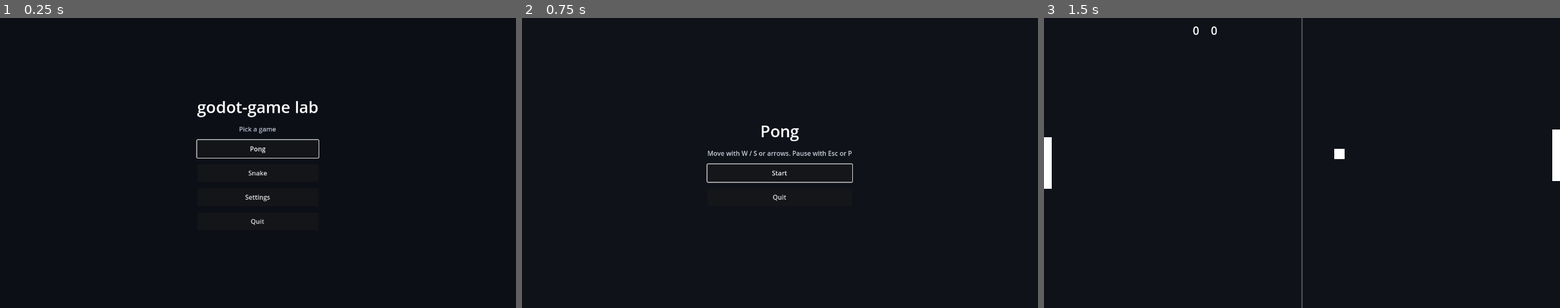
Above: before the commit, frames 1-3 (left to right).
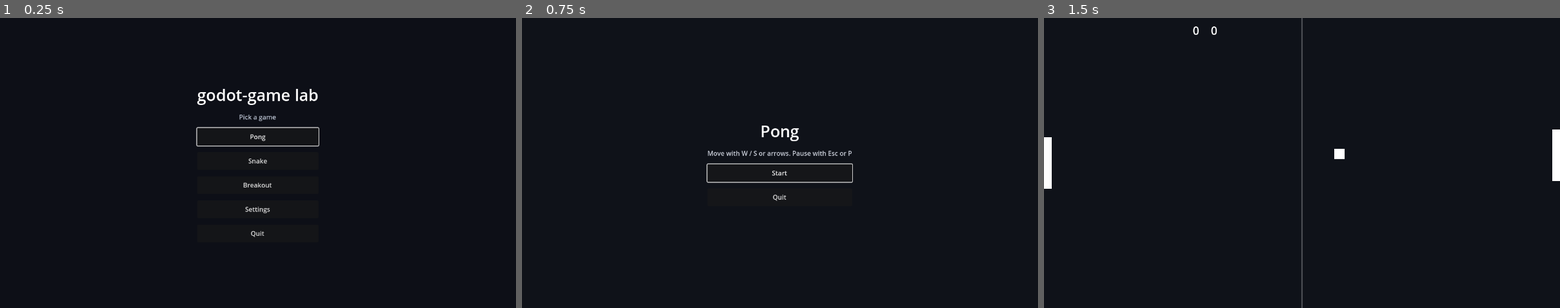
Above: after the commit, the same moments.

Repository: kblaszki/godot-game
Game: Godot game, scene res://lab/lab_host.tscn
The game is run twice, just before and just after one commit, with the same random seed, the same clock (stepped at 60 frames per second) and the same inputs.
Inputs:
- Up to frame 1 (0.25 s): no input
- Up to frame 2 (0.75 s): click "Pong" at 0.5 s
- Up to frame 3 (1.5 s): click "Start" at 1.25 s

The runs differ from the first frame. In frame 1, 1.7% of the frame differs, in the area x 38-62%, y 24-76%; in frame 2, nothing differs; in frame 3, nothing differs.

Commit message:
Add Breakout app shell and register it in the lab launcher.
Wire host/menu/play/pause with InputMap so the new sim is playable inside the shared lab shell.

Diff:
--- /dev/null
+++ b/games/breakout/app/host.gd
@@ -0,0 +1,17 @@
+extends "res://lab/layered_host.gd"
+
+const MENU_PATH := "res://games/breakout/app/main_menu.tscn"
+
+
+func _boot() -> void:
+	submit(SceneRequest.replace(MENU_PATH))
+
+
+func _on_quit_requested() -> void:
+	var node: Node = get_parent()
+	while node != null:
+		if node.has_method("return_to_launcher"):
+			node.call_deferred("return_to_launcher")
+			return
+		node = node.get_parent()
+	get_tree().quit()
--- /dev/null
+++ b/games/breakout/app/host.tscn
@@ -0,0 +1,21 @@
+[gd_scene load_steps=2 format=3]
+
+[ext_resource type="Script" path="res://games/breakout/app/host.gd" id="1_host"]
+
+[node name="Host" type="Control"]
+layout_mode = 3
+anchors_preset = 15
+anchor_right = 1.0
+anchor_bottom = 1.0
+grow_horizontal = 2
+grow_vertical = 2
+script = ExtResource("1_host")
+
+[node name="Content" type="Control" parent="."]
+layout_mode = 1
+anchors_preset = 15
+anchor_right = 1.0
+anchor_bottom = 1.0
+grow_horizontal = 2
+grow_vertical = 2
+mouse_filter = 2
--- /dev/null
+++ b/games/breakout/app/main_menu.gd
@@ -0,0 +1,29 @@
+extends Control
+
+const PLAY_PATH := "res://games/breakout/app/play.tscn"
+
+@onready var _start: Button = $Center/Column/Start
+@onready var _quit: Button = $Center/Column/Quit
+
+
+func _ready() -> void:
+	_start.pressed.connect(_on_start_pressed)
+	_quit.pressed.connect(_on_quit_pressed)
+	_start.grab_focus()
+
+
+func _on_start_pressed() -> void:
+	_submit(SceneRequest.replace(PLAY_PATH))
+
+
+func _on_quit_pressed() -> void:
+	_submit(SceneRequest.quit())
+
+
+func _submit(req: SceneRequest) -> void:
+	var node: Node = get_parent()
+	while node != null:
+		if node.has_method("submit"):
+			node.call("submit", req)
+			return
+		node = node.get_parent()
--- /dev/null
+++ b/games/breakout/app/main_menu.tscn
@@ -0,0 +1,58 @@
+[gd_scene load_steps=2 format=3]
+
+[ext_resource type="Script" path="res://games/breakout/app/main_menu.gd" id="1_menu"]
+
+[node name="MainMenu" type="Control"]
+layout_mode = 3
+anchors_preset = 15
+anchor_right = 1.0
+anchor_bottom = 1.0
+grow_horizontal = 2
+grow_vertical = 2
+script = ExtResource("1_menu")
+
+[node name="Background" type="ColorRect" parent="."]
+layout_mode = 1
+anchors_preset = 15
+anchor_right = 1.0
+anchor_bottom = 1.0
+grow_horizontal = 2
+grow_vertical = 2
+mouse_filter = 2
+color = Color(0.06, 0.07, 0.1, 1)
+
+[node name="Center" type="CenterContainer" parent="."]
+layout_mode = 1
+anchors_preset = 15
+anchor_right = 1.0
+anchor_bottom = 1.0
+grow_horizontal = 2
+grow_vertical = 2
+
+[node name="Column" type="VBoxContainer" parent="Center"]
+layout_mode = 2
+theme_override_constants/separation = 16
+
+[node name="Title" type="Label" parent="Center/Column"]
+layout_mode = 2
+theme_override_colors/font_color = Color(1, 1, 1, 1)
+theme_override_font_sizes/font_size = 40
+text = "Breakout"
+horizontal_alignment = 1
+
+[node name="Hint" type="Label" parent="Center/Column"]
+layout_mode = 2
+theme_override_colors/font_color = Color(0.8, 0.82, 0.86, 1)
+theme_override_font_sizes/font_size = 16
+text = "Move with A / D or arrows. Pause with Esc or P"
+horizontal_alignment = 1
+
+[node name="Start" type="Button" parent="Center/Column"]
+custom_minimum_size = Vector2(220, 44)
+layout_mode = 2
+text = "Start"
+
+[node name="Quit" type="Button" parent="Center/Column"]
+custom_minimum_size = Vector2(220, 44)
+layout_mode = 2
+text = "Quit"
--- /dev/null
+++ b/games/breakout/app/pause_menu.gd
@@ -0,0 +1,36 @@
+extends Control
+
+const MENU_PATH := "res://games/breakout/app/main_menu.tscn"
+
+@onready var _resume: Button = $Center/Column/Resume
+@onready var _quit_menu: Button = $Center/Column/QuitToMenu
+
+
+func _ready() -> void:
+	_resume.pressed.connect(_on_resume_pressed)
+	_quit_menu.pressed.connect(_on_quit_to_menu_pressed)
+	_resume.grab_focus()
+
+
+func _unhandled_input(event: InputEvent) -> void:
+	if event.is_action_pressed("breakout_pause") or event.is_action_pressed("ui_cancel"):
+		_on_resume_pressed()
+		get_viewport().set_input_as_handled()
+
+
+func _on_resume_pressed() -> void:
+	_submit(SceneRequest.pop())
+
+
+func _on_quit_to_menu_pressed() -> void:
+	_submit(SceneRequest.pop())
+	_submit(SceneRequest.replace(MENU_PATH))
+
+
+func _submit(req: SceneRequest) -> void:
+	var node: Node = get_parent()
+	while node != null:
+		if node.has_method("submit"):
+			node.call("submit", req)
+			return
+		node = node.get_parent()
--- /dev/null
+++ b/games/breakout/app/pause_menu.tscn
@@ -0,0 +1,51 @@
+[gd_scene load_steps=2 format=3]
+
+[ext_resource type="Script" path="res://games/breakout/app/pause_menu.gd" id="1_pause"]
+
+[node name="PauseMenu" type="Control"]
+layout_mode = 3
+anchors_preset = 15
+anchor_right = 1.0
+anchor_bottom = 1.0
+grow_horizontal = 2
+grow_vertical = 2
+script = ExtResource("1_pause")
+
+[node name="Dim" type="ColorRect" parent="."]
+layout_mode = 1
+anchors_preset = 15
+anchor_right = 1.0
+anchor_bottom = 1.0
+grow_horizontal = 2
+grow_vertical = 2
+mouse_filter = 0
+color = Color(0, 0, 0, 0.55)
+
+[node name="Center" type="CenterContainer" parent="."]
+layout_mode = 1
+anchors_preset = 15
+anchor_right = 1.0
+anchor_bottom = 1.0
+grow_horizontal = 2
+grow_vertical = 2
+
+[node name="Column" type="VBoxContainer" parent="Center"]
+layout_mode = 2
+theme_override_constants/separation = 16
+
+[node name="Title" type="Label" parent="Center/Column"]
+layout_mode = 2
+theme_override_colors/font_color = Color(1, 1, 1, 1)
+theme_override_font_sizes/font_size = 36
+text = "Paused"
+horizontal_alignment = 1
+
+[node name="Resume" type="Button" parent="Center/Column"]
+custom_minimum_size = Vector2(220, 44)
+layout_mode = 2
+text = "Resume"
+
+[node name="QuitToMenu" type="Button" parent="Center/Column"]
+custom_minimum_size = Vector2(220, 44)
+layout_mode = 2
+text = "Quit to menu"
--- /dev/null
+++ b/games/breakout/app/play.gd
@@ -0,0 +1,144 @@
+extends Node2D
+
+const MENU_PATH := "res://games/breakout/app/main_menu.tscn"
+const PAUSE_PATH := "res://games/breakout/app/pause_menu.tscn"
+const SERVE_SEED := 1
+
+const BRICK_COLORS: Array[Color] = [
+	Color(0.92, 0.35, 0.35, 1),
+	Color(0.95, 0.55, 0.25, 1),
+	Color(0.95, 0.85, 0.3, 1),
+	Color(0.35, 0.8, 0.45, 1),
+	Color(0.35, 0.55, 0.95, 1),
+]
+
+var _config: BreakoutConfig
+var _sim: BreakoutSim
+var _input: InputState = InputState.new()
+var _accum: float = 0.0
+var _leaving: bool = false
+var _brick_rects: Array[ColorRect] = []
+
+@onready var _background: ColorRect = $Background
+@onready var _paddle: ColorRect = $Paddle
+@onready var _ball: ColorRect = $Ball
+@onready var _bricks: Node2D = $Bricks
+@onready var _hud: Label = $Hud/Status
+@onready var _banner_panel: ColorRect = $Hud/BannerPanel
+@onready var _banner: Label = $Hud/Banner
+
+
+func _ready() -> void:
+	_config = BreakoutConfig.new()
+	_sim = BreakoutSim.new(_config, SeededRng.new(SERVE_SEED))
+	_layout()
+	_fit_to_viewport()
+	_sync_view()
+
+
+func _physics_process(delta: float) -> void:
+	var status := _sim.get_status()
+	if status == "playing" or status == "life_lost":
+		_sample_input()
+		_sim.set_input(int(_input.get_axis(&"breakout_move_left", &"breakout_move_right")))
+		_accum += delta
+		while _accum >= FixedTick.SEC:
+			_accum -= FixedTick.SEC
+			_sim.step(FixedTick.SEC)
+	_sync_view()
+
+
+func _unhandled_input(event: InputEvent) -> void:
+	if _leaving or _sim == null:
+		return
+	var status := _sim.get_status()
+	if status == "game_over" or status == "cleared":
+		if event.is_action_pressed("ui_accept") or event.is_action_pressed("ui_cancel"):
+			_leaving = true
+			_submit(SceneRequest.replace(MENU_PATH))
+			get_viewport().set_input_as_handled()
+		return
+	if event.is_action_pressed("breakout_pause"):
+		_submit(SceneRequest.push(PAUSE_PATH))
+		get_viewport().set_input_as_handled()
+
+
+func _sample_input() -> void:
+	_input.begin_frame()
+	_input.set_action(&"breakout_move_left", Input.is_action_pressed("breakout_move_left"))
+	_input.set_action(&"breakout_move_right", Input.is_action_pressed("breakout_move_right"))
+
+
+func _layout() -> void:
+	_background.position = Vector2.ZERO
+	_background.size = Vector2(_config.court_width, _config.court_height)
+	_paddle.size = Vector2(_config.paddle_width, _config.paddle_height)
+	var diameter := _config.ball_radius * 2.0
+	_ball.size = Vector2(diameter, diameter)
+	_hud.position = Vector2(12.0, 8.0)
+	_hud.size = Vector2(_config.court_width - 24.0, 28.0)
+	var panel_size := Vector2(420.0, 140.0)
+	var panel_pos := Vector2(
+		(_config.court_width - panel_size.x) * 0.5,
+		(_config.court_height - panel_size.y) * 0.5
+	)
+	_banner_panel.position = panel_pos
+	_banner_panel.size = panel_size
+	_banner.position = panel_pos
+	_banner.size = panel_size
+	_ensure_brick_rects()
+
+
+func _fit_to_viewport() -> void:
+	var content := Vector2(_config.court_width, _config.court_height)
+	var fit := ViewFit.compute(content, get_viewport().get_visible_rect().size)
+	var fit_scale: float = fit["scale"]
+	scale = Vector2(fit_scale, fit_scale)
+	position = fit["offset"]
+
+
+func _ensure_brick_rects() -> void:
+	var needed := _config.brick_rows * _config.brick_cols
+	while _brick_rects.size() < needed:
+		var rect := ColorRect.new()
+		rect.mouse_filter = Control.MOUSE_FILTER_IGNORE
+		_bricks.add_child(rect)
+		_brick_rects.append(rect)
+
+
+func _sync_view() -> void:
+	_paddle.position = Vector2(
+		_sim.get_paddle_x() - _config.paddle_width * 0.5,
+		_sim.get_paddle_y() - _config.paddle_height * 0.5
+	)
+	var ball := _sim.get_ball_position()
+	_ball.position = ball - Vector2(_config.ball_radius, _config.ball_radius)
+	for row in _config.brick_rows:
+		for col in _config.brick_cols:
+			var index := row * _config.brick_cols + col
+			var rect: ColorRect = _brick_rects[index]
+			var alive := _sim.is_brick_alive(row, col)
+			rect.visible = alive
+			if alive:
+				var brick := _sim.brick_rect(row, col)
+				rect.position = brick.position
+				rect.size = brick.size
+				rect.color = BRICK_COLORS[row % BRICK_COLORS.size()]
+	_hud.text = "Score: %d    Lives: %d" % [_sim.get_score(), _sim.get_lives()]
+	var status := _sim.get_status()
+	var over := status == "game_over" or status == "cleared"
+	_banner_panel.visible = over
+	_banner.visible = over
+	if status == "cleared":
+		_banner.text = "Cleared!\nEnter or Escape for menu"
+	elif status == "game_over":
+		_banner.text = "Game over\nEnter or Escape for menu"
+
+
+func _submit(req: SceneRequest) -> void:
+	var node: Node = get_parent()
+	while node != null:
+		if node.has_method("submit"):
+			node.call("submit", req)
+			return
+		node = node.get_parent()
--- /dev/null
+++ b/games/breakout/app/play.tscn
@@ -0,0 +1,40 @@
+[gd_scene load_steps=2 format=3]
+
+[ext_resource type="Script" path="res://games/breakout/app/play.gd" id="1_play"]
+
+[node name="Play" type="Node2D"]
+script = ExtResource("1_play")
+
+[node name="Background" type="ColorRect" parent="."]
+mouse_filter = 2
+color = Color(0.05, 0.06, 0.09, 1)
+
+[node name="Bricks" type="Node2D" parent="."]
+
+[node name="Paddle" type="ColorRect" parent="."]
+mouse_filter = 2
+color = Color(0.85, 0.9, 0.95, 1)
+
+[node name="Ball" type="ColorRect" parent="."]
+mouse_filter = 2
+color = Color(1, 0.92, 0.45, 1)
+
+[node name="Hud" type="Node2D" parent="."]
+
+[node name="Status" type="Label" parent="Hud"]
+theme_override_colors/font_color = Color(1, 1, 1, 1)
+theme_override_font_sizes/font_size = 18
+text = "Score: 0    Lives: 3"
+
+[node name="BannerPanel" type="ColorRect" parent="Hud"]
+visible = false
+mouse_filter = 2
+color = Color(0.08, 0.09, 0.12, 0.92)
+
+[node name="Banner" type="Label" parent="Hud"]
+visible = false
+theme_override_colors/font_color = Color(1, 1, 1, 1)
+theme_override_font_sizes/font_size = 22
+horizontal_alignment = 1
+vertical_alignment = 1
+text = "Cleared!"
--- a/lab/launcher.gd
+++ b/lab/launcher.gd
@@ -4,6 +4,7 @@
 const GAMES := [
 	{"title": "Pong", "host_path": "res://games/pong/app/host.tscn"},
 	{"title": "Snake", "host_path": "res://games/snake/app/host.tscn"},
+	{"title": "Breakout", "host_path": "res://games/breakout/app/host.tscn"},
 ]
 const SETTINGS_PATH := "res://lab/settings.tscn"
 
--- a/project.godot
+++ b/project.godot
@@ -71,6 +71,24 @@
 , Object(InputEventKey,"resource_local_to_scene":false,"resource_name":"","device":-1,"window_id":0,"alt_pressed":false …(183 unchanged characters)…
 ]
 }
+breakout_move_left={
+"deadzone": 0.5,
+"events": [Object(InputEventKey,"resource_local_to_scene":false,"resource_name":"","device":-1,"window_id":0,"alt_pressed":false,"shift_pressed":false,"ctrl_pressed":false,"meta_pressed":false,"pressed":false,"keycode":0,"physical_keycode":65,"key_label":0,"unicode":97,"location":0,"echo":false,"script":null)
+, Object(InputEventKey,"resource_local_to_scene":false,"resource_name":"","device":-1,"window_id":0,"alt_pressed":false,"shift_pressed":false,"ctrl_pressed":false,"meta_pressed":false,"pressed":false,"keycode":0,"physical_keycode":4194319,"key_label":0,"unicode":0,"location":0,"echo":false,"script":null)
+]
+}
+breakout_move_right={
+"deadzone": 0.5,
+"events": [Object(InputEventKey,"resource_local_to_scene":false,"resource_name":"","device":-1,"window_id":0,"alt_pressed":false,"shift_pressed":false,"ctrl_pressed":false,"meta_pressed":false,"pressed":false,"keycode":0,"physical_keycode":68,"key_label":0,"unicode":100,"location":0,"echo":false,"script":null)
+, Object(InputEventKey,"resource_local_to_scene":false,"resource_name":"","device":-1,"window_id":0,"alt_pressed":false,"shift_pressed":false,"ctrl_pressed":false,"meta_pressed":false,"pressed":false,"keycode":0,"physical_keycode":4194321,"key_label":0,"unicode":0,"location":0,"echo":false,"script":null)
+]
+}
+breakout_pause={
+"deadzone": 0.5,
+"events": [Object(InputEventKey,"resource_local_to_scene":false,"resource_name":"","device":-1,"window_id":0,"alt_pressed":false,"shift_pressed":false,"ctrl_pressed":false,"meta_pressed":false,"pressed":false,"keycode":0,"physical_keycode":4194305,"key_label":0,"unicode":0,"location":0,"echo":false,"script":null)
+, Object(InputEventKey,"resource_local_to_scene":false,"resource_name":"","device":-1,"window_id":0,"alt_pressed":false,"shift_pressed":false,"ctrl_pressed":false,"meta_pressed":false,"pressed":false,"keycode":0,"physical_keycode":80,"key_label":0,"unicode":112,"location":0,"echo":false,"script":null)
+]
+}
 
 [rendering]
 
--- /dev/null
+++ b/tests/games/breakout/breakout_host_flow_test.gd
@@ -0,0 +1,59 @@
+extends GutTest
+
+const HOST_PATH := "res://games/breakout/app/host.tscn"
+const MENU_PATH := "res://games/breakout/app/main_menu.tscn"
+const PLAY_PATH := "res://games/breakout/app/play.tscn"
+const PAUSE_PATH := "res://games/breakout/app/pause_menu.tscn"
+
+
+func test_sync_layers_should_keep_play_alive_across_pause_push_and_pop() -> void:
+	var host: Node = load(HOST_PATH).instantiate()
+	add_child_autofree(host)
+	await wait_frames(1)
+	var content: Node = host.get_node("Content")
+	host.sync_layers([PLAY_PATH] as Array[String])
+	assert_eq(content.get_child_count(), 1)
+	var play: Node = content.get_child(0)
+	assert_eq(str(play.get_meta("scene_path")), PLAY_PATH)
+	assert_eq(play.process_mode, Node.PROCESS_MODE_INHERIT)
+
+	host.sync_layers([PLAY_PATH, PAUSE_PATH] as Array[String])
+	assert_eq(content.get_child_count(), 2)
+	assert_true(is_instance_valid(play))
+	assert_eq(content.get_child(0), play)
+	assert_eq(play.process_mode, Node.PROCESS_MODE_DISABLED)
+	assert_eq(str(content.get_child(1).get_meta("scene_path")), PAUSE_PATH)
+	assert_eq(content.get_child(1).process_mode, Node.PROCESS_MODE_INHERIT)
+
+	host.sync_layers([PLAY_PATH] as Array[String])
+	assert_eq(content.get_child_count(), 1)
+	assert_true(is_instance_valid(play))
+	assert_eq(content.get_child(0), play)
+	assert_eq(play.process_mode, Node.PROCESS_MODE_INHERIT)
+
+
+func test_submit_flush_should_push_pause_then_return_to_menu() -> void:
+	var host: Node = load(HOST_PATH).instantiate()
+	add_child_autofree(host)
+	await wait_frames(1)
+	var content: Node = host.get_node("Content")
+	assert_eq(content.get_child_count(), 1)
+	assert_eq(str(content.get_child(0).get_meta("scene_path")), MENU_PATH)
+
+	host.submit(SceneRequest.replace(PLAY_PATH))
+	host._flush()
+	assert_eq(content.get_child_count(), 1)
+	var play: Node = content.get_child(0)
+	assert_eq(str(play.get_meta("scene_path")), PLAY_PATH)
+
+	host.submit(SceneRequest.push(PAUSE_PATH))
+	host._flush()
+	assert_eq(content.get_child_count(), 2)
+	assert_true(is_instance_valid(play))
+	assert_eq(play.process_mode, Node.PROCESS_MODE_DISABLED)
+
+	host.submit(SceneRequest.pop())
+	host.submit(SceneRequest.replace(MENU_PATH))
+	host._flush()
+	assert_eq(content.get_child_count(), 1)
+	assert_eq(str(content.get_child(0).get_meta("scene_path")), MENU_PATH)
